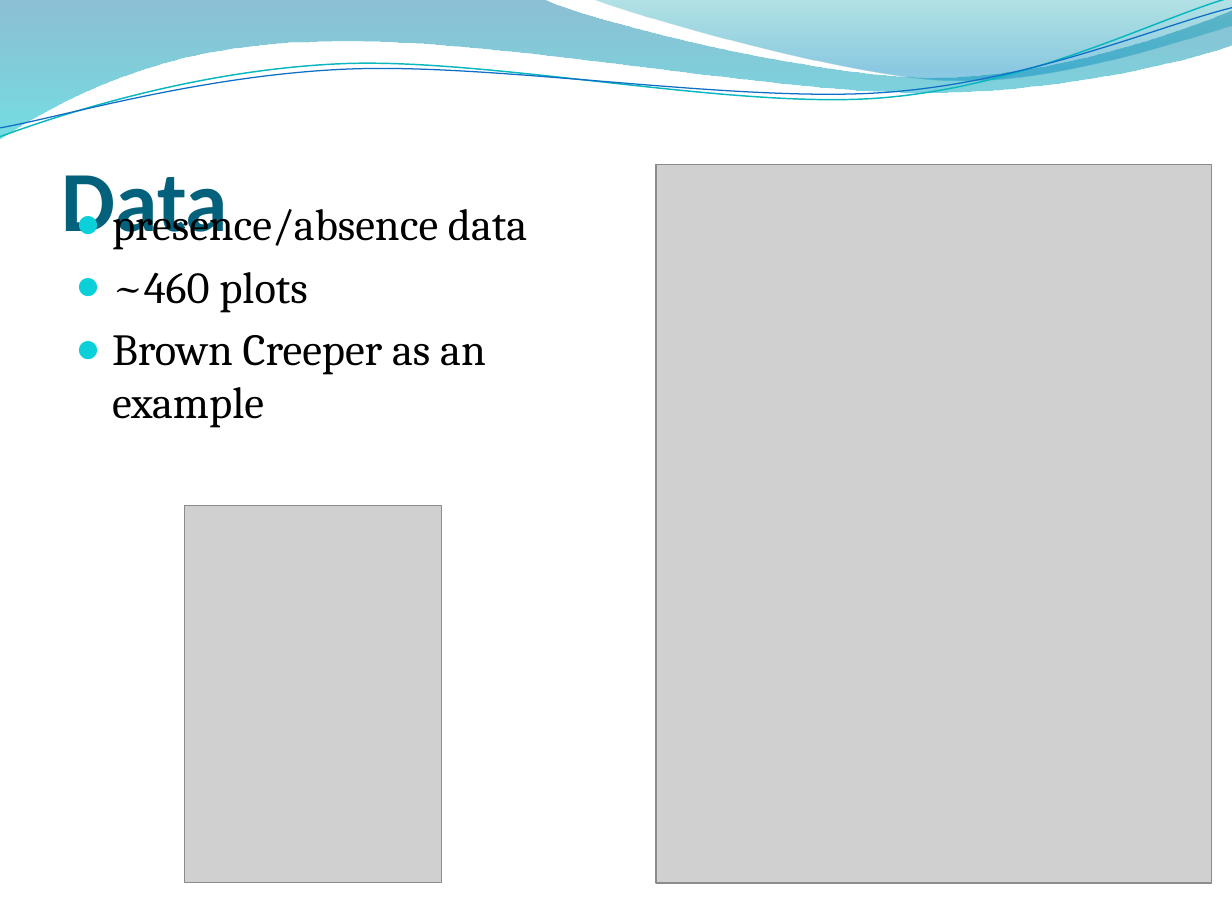
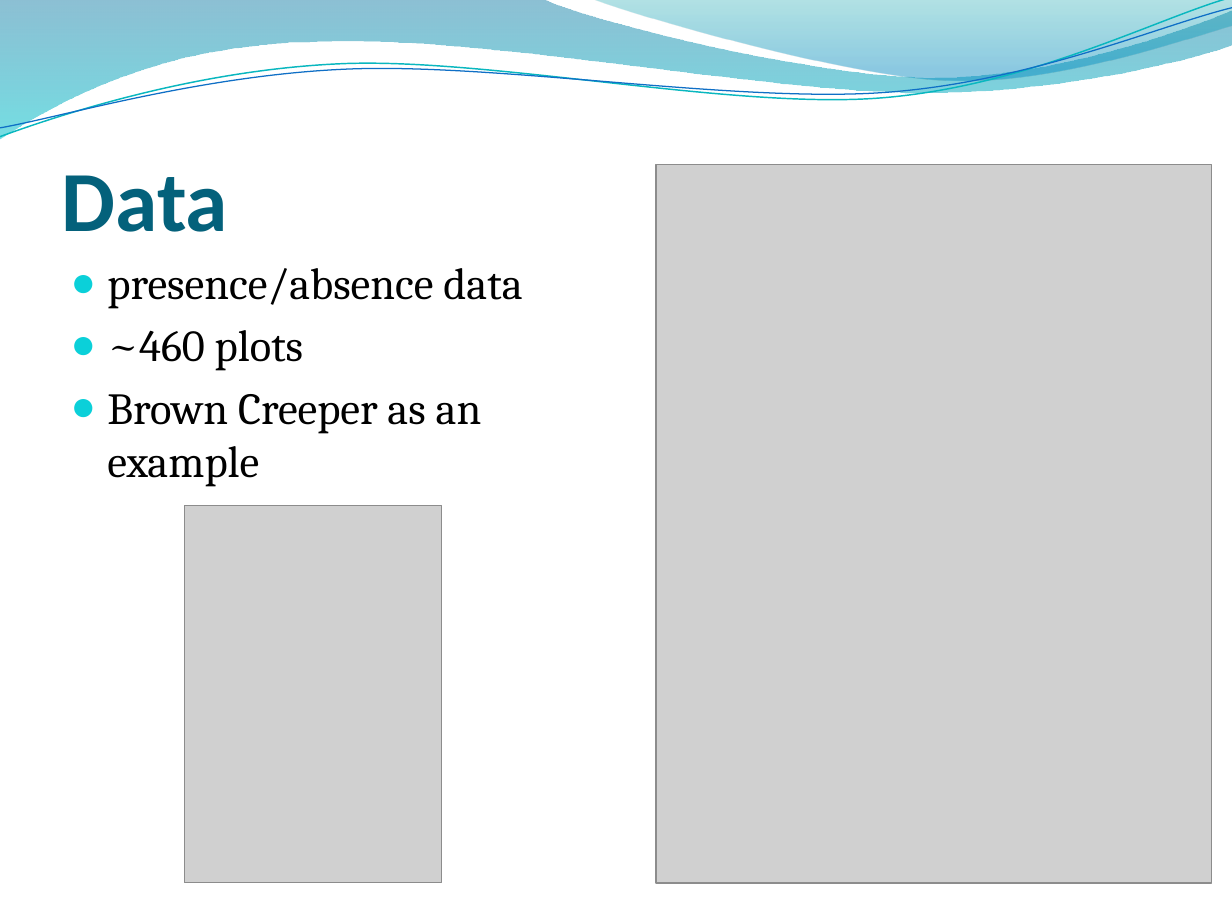
Before and after one commit to ricschuster/R_Workshop_Vienna_2018_02, a slide deck: slide 14 of ppts/Topic 8 Generalized Linear Models.pptx. Drawn at 1232x924 pixels with LibreOffice and Linux fonts; fonts in the diff are those of the drawing; grey boxes stand for pictures; background and template pictures are left out. Boxes give left, top, right and bottom in pixels: in the first picture for what was removed or moved away, otherwise in the second. Text is boxed around its words. In the diff, an @@ line names an element or a change of style, - is before the commit and + after.

```diff
--- a/ppts/Topic 8 Generalized Linear Models.pptx
+++ b/ppts/Topic 8 Generalized Linear Models.pptx
@@ text "presence/absence data" rewrapped from [112,199,527,428] to [107,268,522,487] @@
```
Also in this commit, not shown: 13 other slides changed, 1 slide removed, 4 other files.
